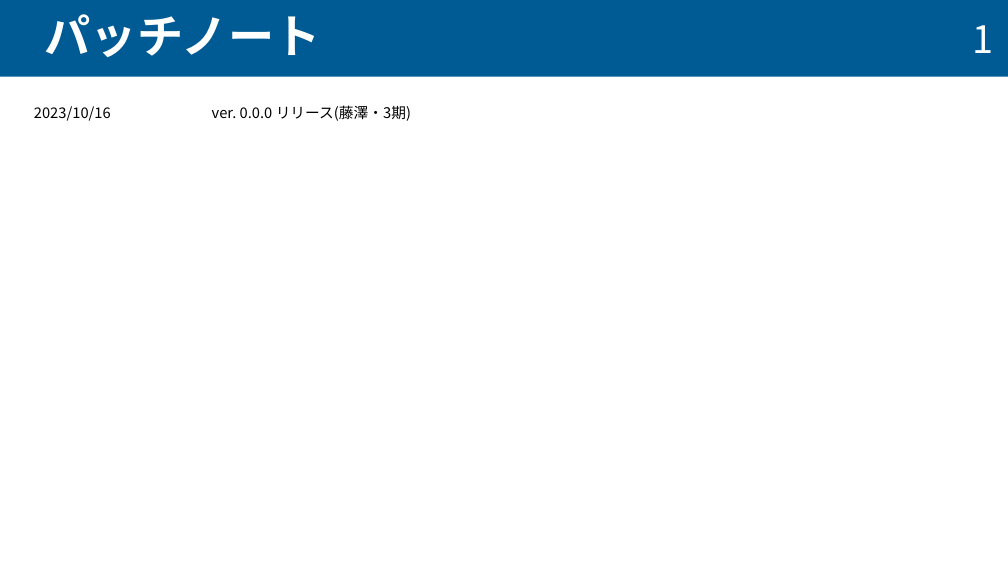
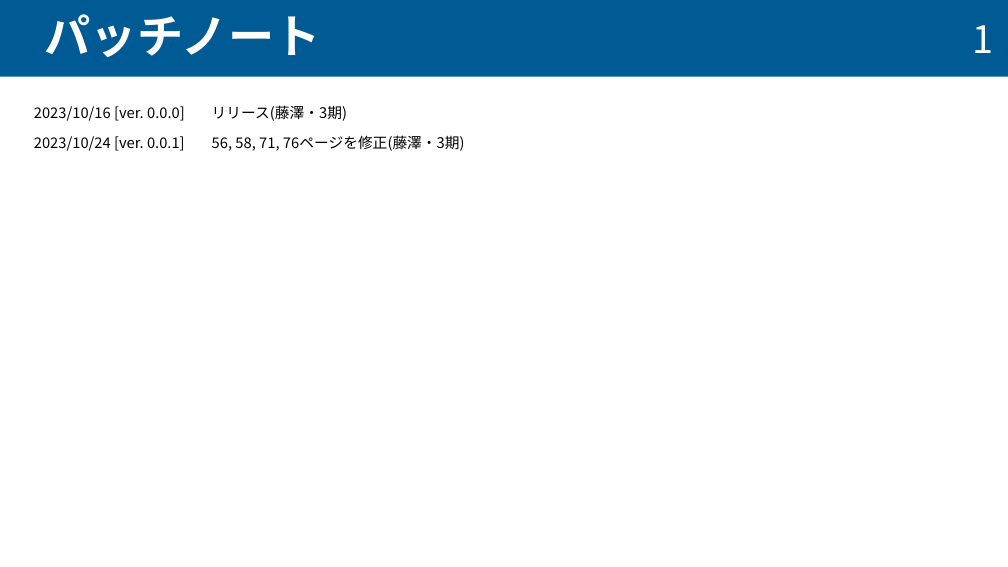
Before and after one commit to taiseifujisawa/cnn_manual_nktlab, a slide deck: slide 2 of cnn_manual.pptx. Drawn at 1008x567 pixels with LibreOffice and Linux fonts; fonts in the diff are those of the drawing. Boxes give left, top, right and bottom in pixels: in the first picture for what was removed or moved away, otherwise in the second. Text is boxed around its words. In the diff, an @@ line names an element or a change of style, - is before the commit and + after.

Commit message:
ver 0.0.1

```diff
--- a/cnn_manual.pptx
+++ b/cnn_manual.pptx
@@ text at <box>34,105,465,151</box>: text changed @@
-2023/10/16 ver. 0.0.0 リリース(藤澤・3期)
+2023/10/16 [ver. 0.0.0] リリース(藤澤・3期)
+2023/10/24 [ver. 0.0.1] 56, 58, 71, 76ページを修正(藤澤・3期)
```
Also in this commit, not shown: 5 other slides changed.
